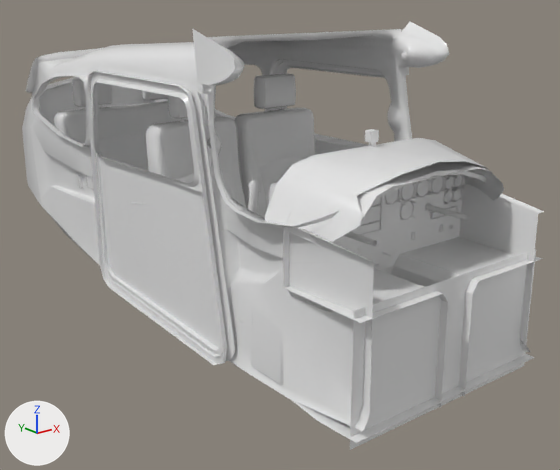
An edit to the FBX model Unity_PlanePreFlightCheck/Assets/_/ART/3D/3DModels/Plane/3D_Cessna_172_Int.fbx, drawn before and after from the same camera.
Camera for both pictures: a camera (50 mm lens) standing at (-1.99, -2.37, 2.08) and looking at (0.15, 0.31, 1.02). Arrows for +X, +Y and +Z are at lower left; the lights stay in place. The picture after the commit comes second. Where no turn or scale is listed for an object, it has been applied to the vertices.

The older version as bpy lines, for what is in view:
```python
ob_cadran_b = bpy.data.objects.new('cadran_B', me_mesh_035)
ob_cadran_b.location = (0.382, -0.513, 1.381)
ob_cadran_button_lp3_003 = bpy.data.objects.new('Cadran_button_LP3.003', me_mesh_062)
ob_cadran_button_lp3_003.location = (0.202, -0.478, 1.384)
ob_cadran_lp_007 = bpy.data.objects.new('Cadran_LP.007', me_mesh_064)
ob_cadran_lp_007.location = (0.285, -0.478, 1.384)
ob_cadran_lp_008 = bpy.data.objects.new('Cadran_LP.008', me_mesh_066)
ob_cadran_lp_008.location = (0.12, -0.478, 1.311)
ob_cockpit = bpy.data.objects.new('Cockpit', me_mesh_001)
ob_cockpit.location = (0.0, 0.552, 1.331)
ob_compass = bpy.data.objects.new('Compass', me_mesh_068)
ob_compass.location = (0.0, -0.407, 1.583)
ob_screen_middle = bpy.data.objects.new('Screen_Middle', me_mesh_034)
ob_screen_middle.location = (-0.098, -0.472, 1.378)
ob_yoke_2 = bpy.data.objects.new('Yoke_2', me_mesh_002)
ob_yoke_2.location = (-0.238, -0.409, 1.35)
ob_yoke_3 = bpy.data.objects.new('Yoke_3', me_mesh_003)
ob_yoke_3.location = (0.238, -0.409, 1.35)
```
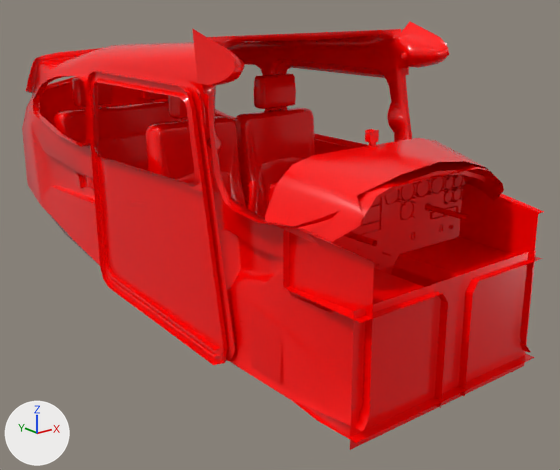
Not visible in the pictures: 'Cadran_button_LP3.006', 'Cadran_button_LP1.006', 'Cadran_button_LP3.004'.

ob_int_combine is not drawn itself; it is the parent of ob_bidule_tb, ob_yokes.

The change, as JSON lines over the scene's bpy script:
```json
{"op": "set", "path": "mat_mat_cessna_172_int.base_color", "old": "(0.8, 0.8, 0.8)", "new": "(1.0, 0.0, 0.0)", "note": "white #e7e7e7 -> red #ff0000"}
{"op": "add", "block": "me_mesh_060_1", "code": ["me_mesh_060_1 = bpy.data.meshes.new('Mesh.060')", "me_mesh_060_1.from_pydata(...)  # 33 vertices, 24 faces; spans x 0.0289..0.0394, y -0.0143..0.0205, z -0.0268..-0.0163", "me_mesh_060_1.materials.append(mat_mat_cessna_172_int)  # red #ff0000"]}
{"op": "add", "block": "me_mesh_067_1", "code": ["me_mesh_067_1 = bpy.data.meshes.new('Mesh.067')", "me_mesh_067_1.from_pydata(...)  # 33 vertices, 24 faces; spans x -0.0391..-0.0291, y -0.0142..0.0208, z -0.0265..-0.0165", "me_mesh_067_1.materials.append(mat_mat_cessna_172_int)  # red #ff0000"]}
{"op": "add", "block": "ob_int_combine", "code": "ob_int_combine.parent = ob_final_plane"}
{"op": "set", "path": "ob_int_combine.rotation_euler", "old": "(1.571, 0.0, 0.0)", "new": "(0.0, 0.0, 0.0)", "note": "degrees (90, 0, 0) -> degrees (0, 0, 0)"}
{"op": "set", "path": "ob_int_combine.scale", "old": "(0.01, 0.01, 0.01)", "new": "(1.0, 1.0, 1.0)"}
{"op": "set", "path": "ob_cadran_button_lp3_002", "old": "bpy.data.objects.new('Cadran_button_LP3.002', me_mesh_056)", "new": "bpy.data.objects.new('Cadran_button_LP3.002', me_mesh_053)"}
{"op": "set", "path": "ob_cadran_button_lp3_002.parent", "old": "ob_cadran_a_5", "new": "ob_cadran_a_3"}
{"op": "add", "block": "ob_cadran_button_lp3_002", "code": "ob_cadran_button_lp3_002.hide_viewport = True"}
{"op": "set", "path": "ob_cadran_button_lp1", "old": "bpy.data.objects.new('Cadran_button_LP1', me_mesh_061)", "new": "bpy.data.objects.new('Cadran_button_LP1', me_mesh_046)"}
{"op": "set", "path": "ob_cadran_button_lp1.parent", "old": "ob_cadran_a_7", "new": "ob_cadran_a_1"}
{"op": "add", "block": "ob_cadran_button_lp1", "code": "ob_cadran_button_lp1.hide_viewport = True"}
{"op": "add", "block": "ob_final_plane", "code": ["ob_final_plane = bpy.data.objects.new('final_Plane', None)", "ob_final_plane.location = (0.0, 0.0, 0.0)", "ob_final_plane.rotation_euler = (1.571, 0.0, 0.0)  # degrees (90, 0, 0)", "ob_final_plane.scale = (0.01, 0.01, 0.01)"]}
{"op": "add", "block": "ob_cadran_button_lp3_004", "code": ["ob_cadran_button_lp3_004 = bpy.data.objects.new('Cadran_button_LP3.004', me_mesh_060_1)", "ob_cadran_button_lp3_004.location = (0.037, -0.478, 1.384)"]}
{"op": "add", "block": "ob_cadran_button_lp1_006", "code": ["ob_cadran_button_lp1_006 = bpy.data.objects.new('Cadran_button_LP1.006', me_mesh_067_1)", "ob_cadran_button_lp1_006.location = (0.202, -0.478, 1.384)"]}
{"op": "add", "block": "ob_cadran_button_lp3_006", "code": ["ob_cadran_button_lp3_006 = bpy.data.objects.new('Cadran_button_LP3.006', me_mesh_062.copy())  # the mesh of ob_cadran_button_lp3_003", "ob_cadran_button_lp3_006.location = (0.202, -0.478, 1.384)"]}
```

Changed parts and their boxes [x1, y1, x2, y2] in the pictures (560 x 470 px):
```json
{"object": "Cockpit", "change": "recoloured", "before": [22, 22, 544, 450], "after": [22, 22, 544, 450], "on screen": "white to red"}
{"object": "Yoke_2", "change": "recoloured", "before": [247, 180, 377, 246], "after": [247, 180, 377, 246]}
{"object": "Yoke_3", "change": "recoloured", "before": [426, 204, 470, 221], "after": [426, 204, 470, 221], "on screen": "white to red"}
{"object": "Compass", "change": "recoloured", "before": [365, 129, 379, 148], "after": [365, 129, 379, 148], "on screen": "white to red"}
{"object": "cadran_B", "change": "recoloured", "before": [443, 174, 465, 204], "after": [443, 174, 465, 204], "on screen": "white to red"}
{"object": "Screen_Middle", "change": "recoloured", "before": [348, 197, 382, 238], "after": [348, 197, 382, 238]}
{"object": "Cadran_LP.008", "change": "recoloured", "before": [400, 201, 416, 220], "after": [400, 201, 416, 220]}
{"object": "Cadran_LP.007", "change": "recoloured", "before": [431, 176, 446, 194], "after": [431, 176, 446, 194]}
{"object": "Cadran_LP.006", "change": "recoloured", "before": [416, 179, 432, 197], "after": [416, 179, 432, 197]}
{"object": "Cadran_LP.005", "change": "recoloured", "before": [401, 183, 417, 201], "after": [401, 183, 417, 201]}
{"object": "Cadran_LP.004", "change": "recoloured", "before": [385, 188, 401, 205], "after": [385, 188, 401, 205]}
{"object": "Switch_P1.001", "change": "recoloured", "before": [411, 232, 415, 240], "after": [411, 232, 415, 240]}
{"object": "Switch_P1", "change": "recoloured", "before": [439, 224, 443, 232], "after": [439, 224, 443, 232]}
{"object": "pCylinder7", "change": "recoloured", "before": [382, 252, 392, 256], "after": [382, 252, 392, 256]}
```
